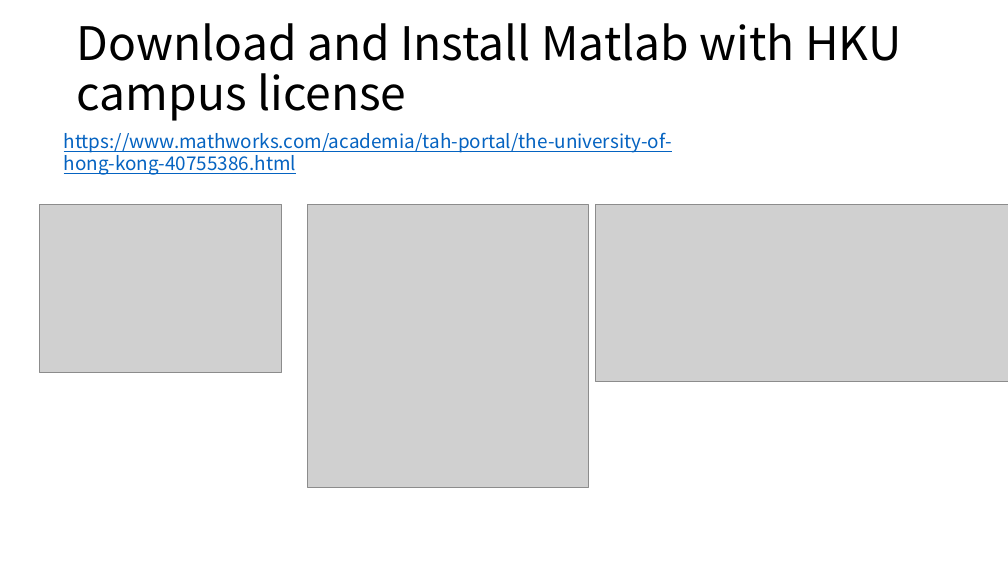
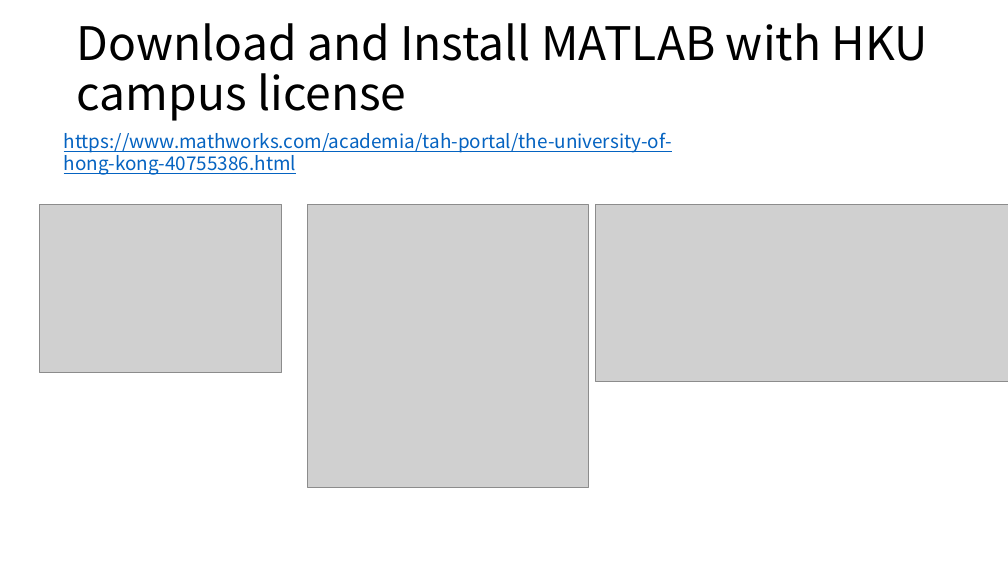
Before and after one commit to scarecrowyu/PHYS4150-2019, a slide deck: slide 6 of Tutorial_material/20190911/20190911.pptx. Drawn at 1008x567 pixels with LibreOffice and Linux fonts; fonts in the diff are those of the drawing; grey boxes stand for pictures. Boxes give left, top, right and bottom in pixels: in the first picture for what was removed or moved away, otherwise in the second. Text is boxed around its words. In the diff, an @@ line names an element or a change of style, - is before the commit and + after.

```diff
--- a/Tutorial_material/20190911/20190911.pptx
+++ b/Tutorial_material/20190911/20190911.pptx
@@ title at (77, 23, 928, 121): text changed @@
-Download and Install Matlab with HKU campus license
+Download and Install MATLAB with HKU campus license
```
Also in this commit, not shown: 3 other slides changed, 1 other file.
